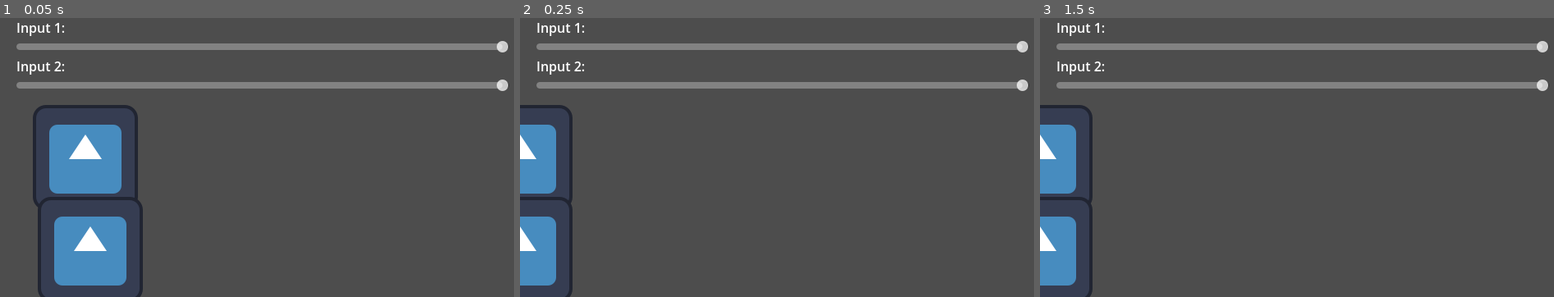
Above: before the commit, frames 1-3 (left to right).
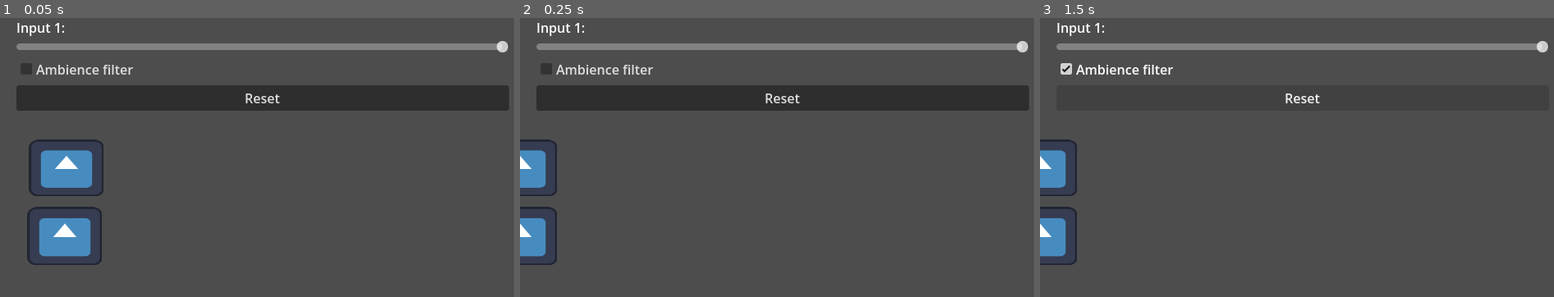
Above: after the commit, the same moments.

Repository: vivithequeen/campfire-flagship
Game: Godot game, scene res://noob/scenes/calibration.tscn
Same seed, same stepped clock (60 frames per second), same inputs: the game is played once before the commit and once after it. The engine's default icon, where the game draws it, is replaced by a stand-in: a white triangle on a blue panel in a dark square.
Inputs (mouse positions are in pixels of both pictures, inside the frame that each line leads up to):
- Up to frame 1 (0.05 s): no input
- Up to frame 2 (0.25 s): no input
- Up to frame 3 (1.5 s): click (1302, 68) at 0.5 s, where only the run after the commit has a clickable "Ambience filter"; click (1302, 98) at 1.25 s, where only the run after the commit has a clickable "Reset"

The runs differ from the first frame. In frame 1, 18% of the frame differs, in the area x 3-100%, y 15-100%; in frame 2, 13%; in frame 3, 6.1%.

Commit message:
Wip on noise cancelation and normalisation system

Diff:
--- a/default_bus_layout.tres
+++ b/default_bus_layout.tres
@@ -1,9 +1,6 @@
 [gd_resource type="AudioBusLayout" format=3 uid="uid://c2k25r8gc3gq0"]
 
 [sub_resource type="AudioEffectRecord" id="AudioEffectRecord_j3pel"]
-resource_name = "Record"
-
-[sub_resource type="AudioEffectRecord" id="AudioEffectRecord_g28q7"]
 resource_name = "Record"
 
 [resource]
@@ -15,11 +12,3 @@
 bus/1/send = &"Master"
 bus/1/effect/0/effect = SubResource("AudioEffectRecord_j3pel")
 bus/1/effect/0/enabled = true
-bus/2/name = &"mic_2"
-bus/2/solo = false
-bus/2/mute = false
-bus/2/bypass_fx = false
-bus/2/volume_db = 0.0
-bus/2/send = &"Master"
-bus/2/effect/0/effect = SubResource("AudioEffectRecord_g28q7")
-bus/2/effect/0/enabled = true
--- a/noob/global_scripts/volume_calibrations.gd
+++ b/noob/global_scripts/volume_calibrations.gd
@@ -1,3 +1,6 @@
 extends Node
 
-var mics = [0,0]
+var mics = [0]
+var noise_gate = [0, 0]
+var max_vol = [1,1]
+var calibrating_ambience = false
--- a/noob/scenes/calibration.tscn
+++ b/noob/scenes/calibration.tscn
@@ -3,6 +3,7 @@
 [ext_resource type="Shader" uid="uid://gx4f1pvuvgc8" path="res://noob/shaders/bg_wave.gdshader" id="1_571k6"]
 [ext_resource type="Script" uid="uid://co4xytc8ruwd3" path="res://noob/scripts/calibration.gd" id="2_vc1oo"]
 [ext_resource type="PackedScene" uid="uid://cy726wc5q8mxn" path="res://noob/scenes/input.tscn" id="3_pi1i2"]
+[ext_resource type="Script" uid="uid://d02k141viprc" path="res://noob/scripts/ambience_filter.gd" id="3_vjscj"]
 
 [sub_resource type="ShaderMaterial" id="ShaderMaterial_vc1oo"]
 shader = ExtResource("1_571k6")
@@ -47,14 +48,15 @@
 max_value = 0.0
 script = ExtResource("2_vc1oo")
 
-[node name="Label2" type="Label" parent="VBoxContainer" unique_id=1992132245]
+[node name="CheckBox" type="CheckBox" parent="VBoxContainer" unique_id=1960612665]
 layout_mode = 2
-text = "Input 2:"
+text = "Ambience filter"
+script = ExtResource("3_vjscj")
 
-[node name="HSlider2" type="HSlider" parent="VBoxContainer" unique_id=1853533022]
+[node name="Button" type="Button" parent="VBoxContainer" unique_id=388869606]
 layout_mode = 2
-max_value = 0.0
-script = ExtResource("2_vc1oo")
-input_device = 1
+text = "Reset
+"
 
 [node name="Input" parent="." unique_id=1991734150 instance=ExtResource("3_pi1i2")]
+setting_max = true
--- a/noob/scenes/input.tscn
+++ b/noob/scenes/input.tscn
@@ -4,8 +4,6 @@
 [ext_resource type="Texture2D" uid="uid://lpmgebw2aj0w" path="res://icon.svg" id="2_38vlx"]
 
 [sub_resource type="AudioStreamMicrophone" id="AudioStreamMicrophone_6qndr"]
-
-[sub_resource type="AudioStreamMicrophone" id="AudioStreamMicrophone_38ry3"]
 
 [node name="Input" type="Node" unique_id=1991734150 node_paths=PackedStringArray("visualiser", "visualiser_2")]
 script = ExtResource("1_7kdoc")
@@ -17,15 +15,12 @@
 autoplay = true
 bus = &"mic_1"
 
-[node name="Recorder_2" type="AudioStreamPlayer" parent="." unique_id=184694712]
-stream = SubResource("AudioStreamMicrophone_38ry3")
-autoplay = true
-bus = &"mic_2"
-
 [node name="Sprite2D" type="Sprite2D" parent="." unique_id=747813570]
-position = Vector2(104, 190)
+position = Vector2(81, 203)
+scale = Vector2(0.7109375, 0.5390625)
 texture = ExtResource("2_38vlx")
 
 [node name="Sprite2D2" type="Sprite2D" parent="." unique_id=1015031961]
-position = Vector2(110, 302)
+position = Vector2(79.00001, 286)
+scale = Vector2(0.7109375, 0.5546875)
 texture = ExtResource("2_38vlx")
--- a/noob/scripts/NB_input.gd
+++ b/noob/scripts/NB_input.gd
@@ -1,62 +1,59 @@
 extends Node
 
 @export var input_value = 0
+@export var setting_max = false
 
 var effect : AudioEffect
-var effect_2 : AudioEffect
 var recording
 var timer:float = 0
 var max_vol: float= 1
 var max_vol_2: float= 1
-var input_device = 0
 @export var visualiser: Sprite2D
 @export var visualiser_2: Sprite2D
 var audio_input_devices
-var timer_2: float = 0
 
 func _ready() -> void:
 	var idx = AudioServer.get_bus_index("mic_1")
 	effect = AudioServer.get_bus_effect(idx, 0)
+	print(effect)
 	effect.format = 0
 	audio_input_devices = AudioServer.get_input_device_list()
 	print(audio_input_devices)
 	AudioServer.set_input_device(audio_input_devices[0])
 	effect.set_recording_active(true)
 
-	# await get_tree().create_timer(1).timeout
-	# for i in effect.get_recording().data:
-	# 	if i != 0:
-	# 		print(i)
-	# effect.set_recording_active(false)
-
-	# print(effect_2)
-
 func _process(delta: float) -> void:
 	timer += delta
-	timer_2 += delta
 
 	var temp_recording = effect.get_recording()
 	if temp_recording:
-		# if !effect.is_empty():?\
 		var avg: float = 0
-		var index = -1
+		var avg_2: float = 0
+		var indexer: int = 0
+
 		for i in temp_recording.data.slice(temp_recording.data.size() - 10000):
-			index += 1
-			# if index % 2 == 0:
-			# 	continue
-			avg += abs(i)
-			# if i > 0:
-			# 	print(i)
-		if avg >  (max_vol if input_device == 0 else max_vol_2):
-			if input_device == 0: 	max_vol = avg
-			else: 					max_vol_2 = avg
-		if input_device == 0: 	visualiser.global_position.x = avg / max_vol * 600
-		else: 					visualiser_2.global_position.x = avg / max_vol_2 * 600
-		print(avg, " ", input_device, " ", (max_vol if input_device == 0 else max_vol_2))
-		if timer_2 > 0.2:
-			timer_2 = 0
-			input_device = (input_device + 1) % 2
-			AudioServer.set_input_device(audio_input_devices[Volume_calibrations.mics[0] if input_device == 0 else Volume_calibrations.mics[1]])
+			indexer = (indexer + 1) % 2
+			if Volume_calibrations.calibrating_ambience:
+				if indexer == 0:
+					if i > Volume_calibrations.noise_gate[0]:
+						Volume_calibrations.noise_gate[0] = i
+				else:
+					if i > Volume_calibrations.noise_gate[1]:
+						Volume_calibrations.noise_gate[1] = i
+
+			if indexer == 0:
+				if i < Volume_calibrations.noise_gate[0]: continue
+				avg += abs(i)
+			else:
+				if i < Volume_calibrations.noise_gate[1]: continue
+				avg_2 += abs(i)
+		if setting_max:
+			if avg > Volume_calibrations.max_vol[0]: Volume_calibrations.max_vol[0] = avg
+			if avg_2 > Volume_calibrations.max_vol[1]: Volume_calibrations.max_vol[1] = avg_2
+		visualiser.global_position.x = min(avg / Volume_calibrations.max_vol[0], 1) * 600
+		visualiser_2.global_position.x = min(avg_2 / Volume_calibrations.max_vol[1], 1) * 600
+
+		# print(avg, " ", max_vol, " ", avg_2, max_vol_2)
 	if timer > 1:
 		timer = 0
 		effect.set_recording_active(false)
--- /dev/null
+++ b/noob/scripts/ambience_filter.gd
@@ -0,0 +1,9 @@
+extends CheckBox
+
+
+func _ready() -> void:
+	toggled.connect(ambienceModeTogle)
+
+func ambienceModeTogle(p_value) -> void:
+	Volume_calibrations.calibrating_ambience = p_value
+	print(p_value)
Not shown, added: noob/scripts/ambience_filter.gd.uid
Not shown, added: README.MD
Not shown, removed: noob/cpp/main
Not shown, removed: noob/cpp/main.cpp
